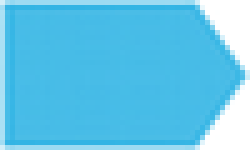
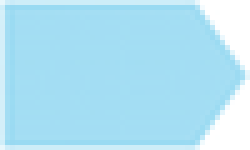
Layered file, before and after one edit (250x150). Changes by layer:
"New Layer": opacity 100% → 50% over (x1=0, y1=0, x2=250, y2=150)
